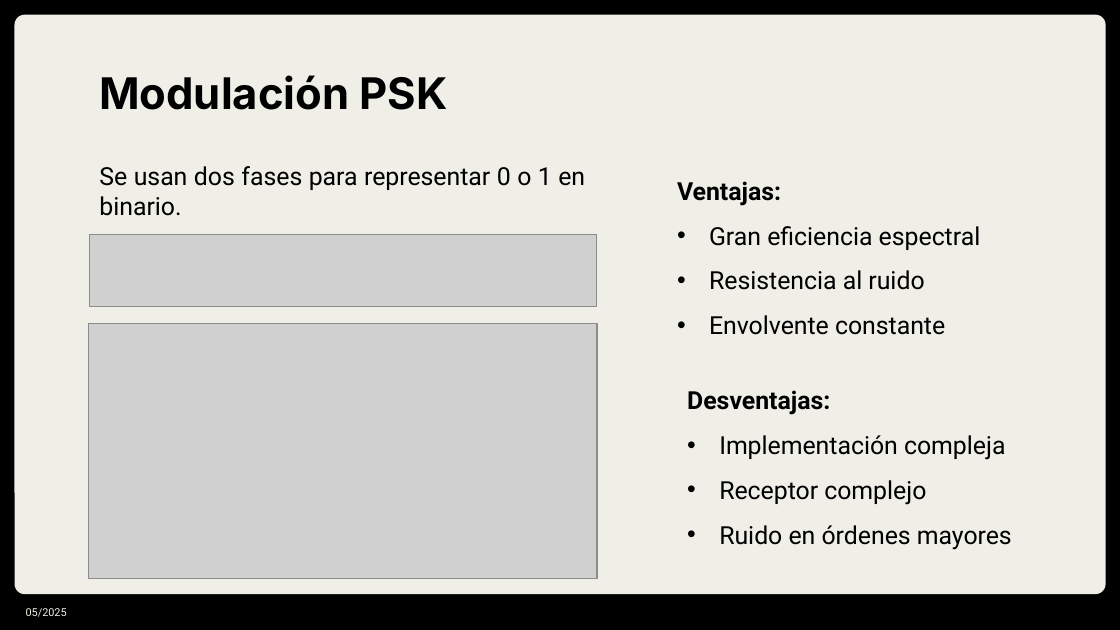
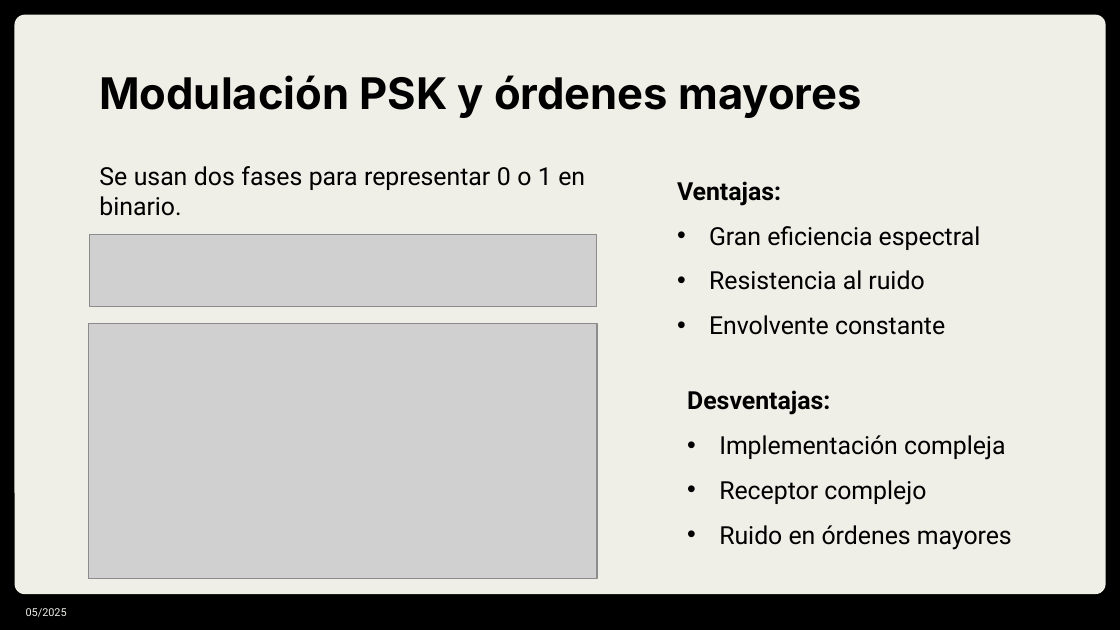
Before and after one commit to juanluserra/master_bigdata, a slide deck: slide 9 of IOT/trabajo/presentacion.pptx. Drawn at 1120x630 pixels with LibreOffice and Linux fonts; fonts in the diff are those of the drawing; grey boxes stand for pictures. Boxes give left, top, right and bottom in pixels: in the first picture for what was removed or moved away, otherwise in the second. Text is boxed around its words. In the diff, an @@ line names an element or a change of style, - is before the commit and + after.

```diff
--- a/IOT/trabajo/presentacion.pptx
+++ b/IOT/trabajo/presentacion.pptx
@@ title at (x1=99, y1=75, x2=861, y2=118): text changed @@
-Modulación PSK
+Modulación PSK y órdenes mayores
```
Also in this commit, not shown: 1 other slide changed, 2 other files.
